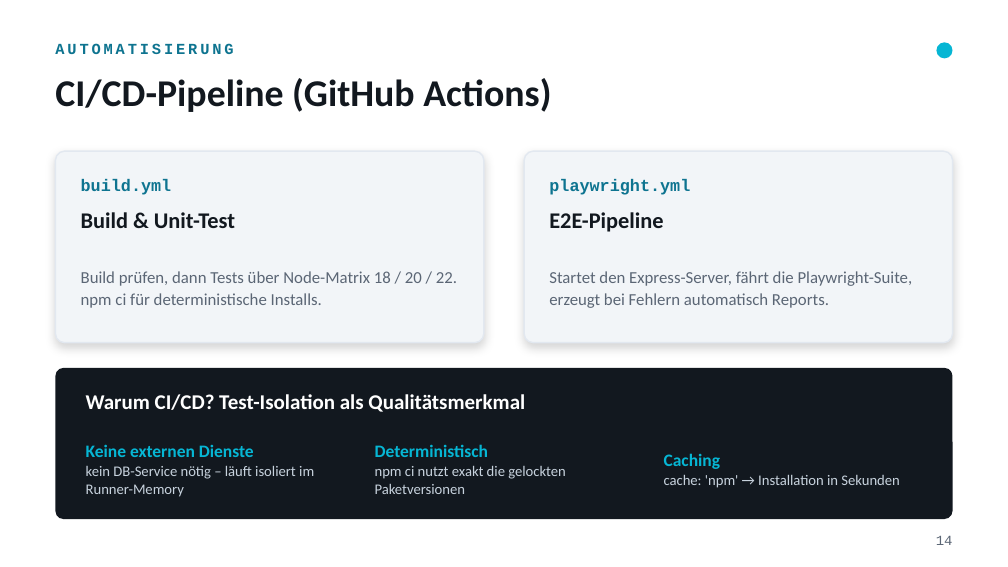
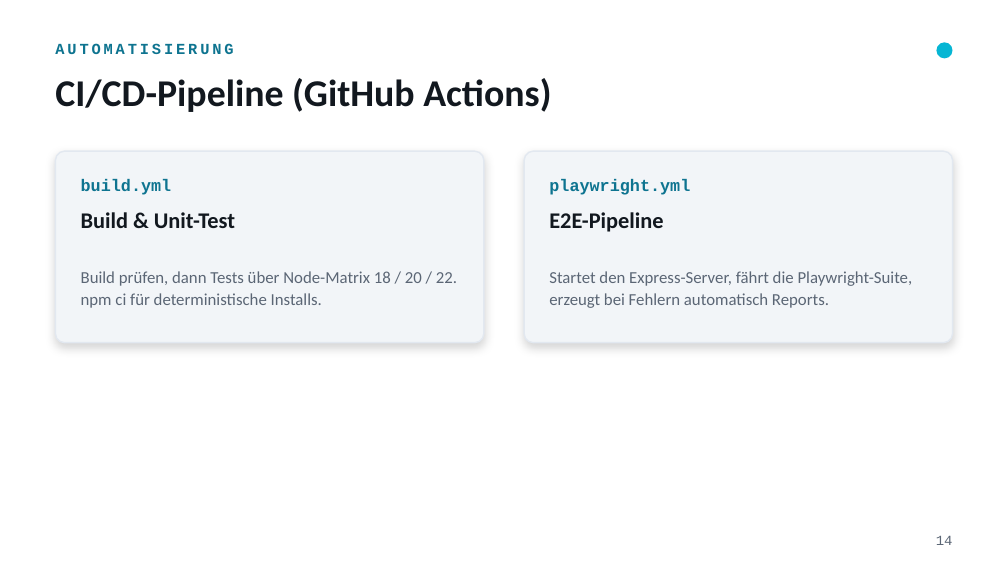
Before and after one commit to a-pointner/nodejs-shopping-cart, a slide deck: slide 12 of PRESENTATION.pptx (slide 13 before the commit). Drawn at 1008x567 pixels with LibreOffice and Linux fonts; fonts in the diff are those of the drawing. Boxes give left, top, right and bottom in pixels: in the first picture for what was removed or moved away, otherwise in the second. Text is boxed around its words. In the diff, an @@ line names an element or a change of style, - is before the commit and + after.

Commit message:
removed and added test. reworked ppt

```diff
--- a/PRESENTATION.pptx
+++ b/PRESENTATION.pptx
@@ rounded rectangle removed at (55, 368, 953, 519) @@
@@ text removed at (86, 394, 525, 412) @@
-Warum CI/CD? Test-Isolation als Qualitätsmerkmal
@@ text removed at (86, 445, 314, 497) @@
-Keine externen Dienste
-kein DB-Service nötig – läuft isoliert im Runner-Memory
@@ text removed at (375, 444, 565, 494) @@
-Deterministisch
-npm ci nutzt exakt die gelockten Paketversionen
@@ text removed at (664, 453, 899, 488) @@
-Caching
-cache: 'npm' → Installation in Sekunden
```
Also in this commit, not shown: 10 other slides changed, 2 slides removed, 1 other file.
